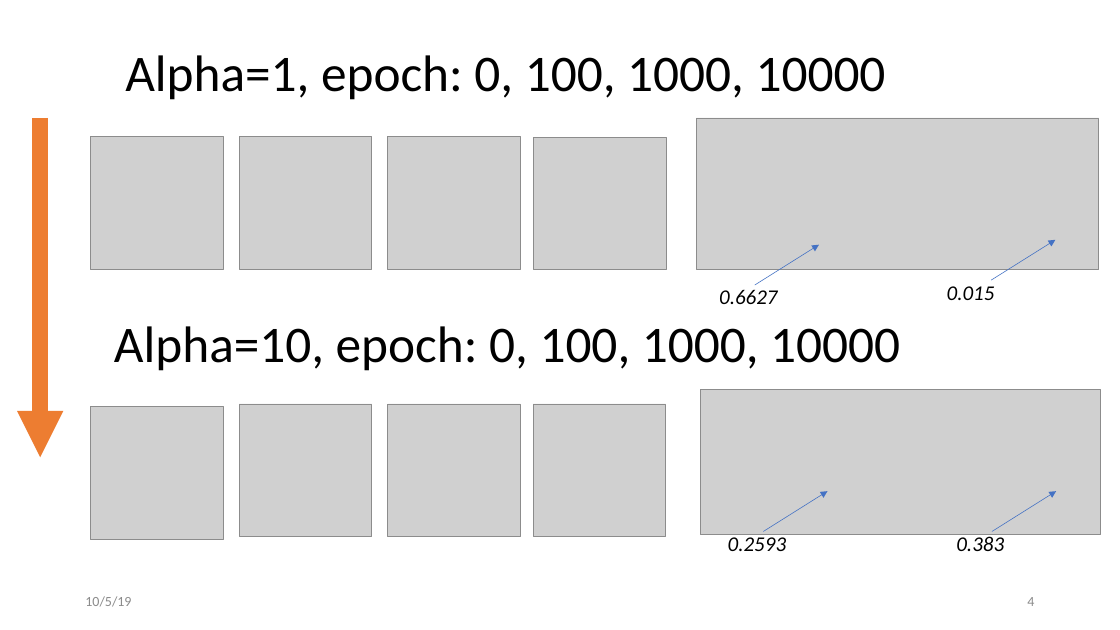
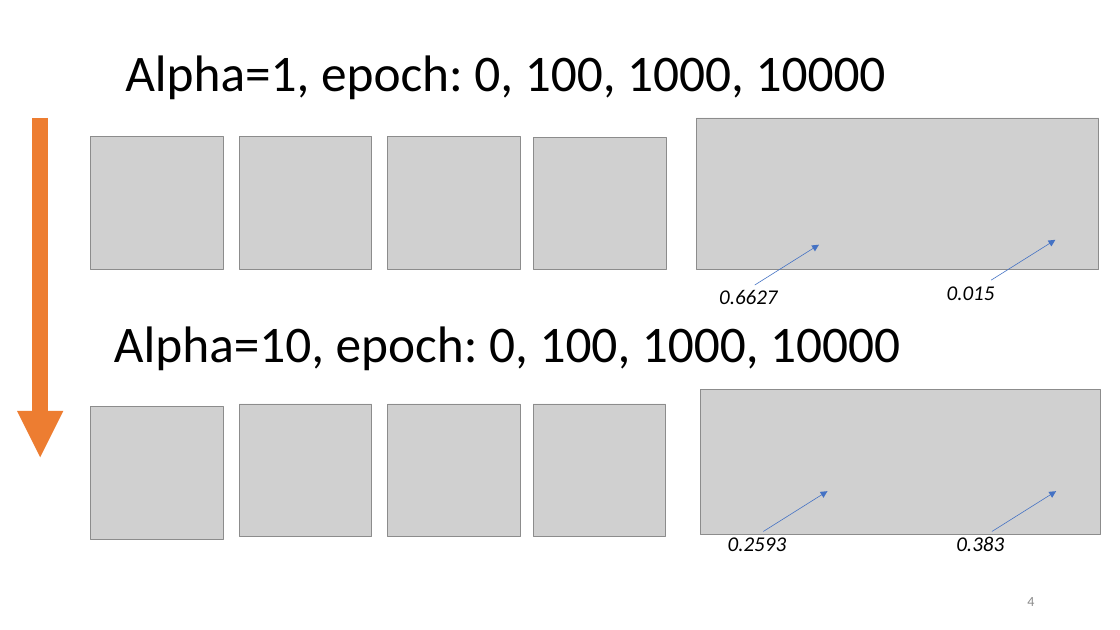
Before and after one commit to JiaxinZhuang/Interpretation, a slide deck: slide 4 of ppt/Interpretation-9-20.pptx. Drawn at 1120x630 pixels with LibreOffice and Linux fonts; fonts in the diff are those of the drawing; grey boxes stand for pictures. Boxes give left, top, right and bottom in pixels: in the first picture for what was removed or moved away, otherwise in the second. Text is boxed around its words. In the diff, an @@ line names an element or a change of style, - is before the commit and + after.

```diff
--- a/ppt/Interpretation-9-20.pptx
+++ b/ppt/Interpretation-9-20.pptx
@@ text removed at box(85, 596, 131, 607) @@
-10/5/19
```
Also in this commit, not shown: 18 other slides changed, 1 slide added, 10 other files.
